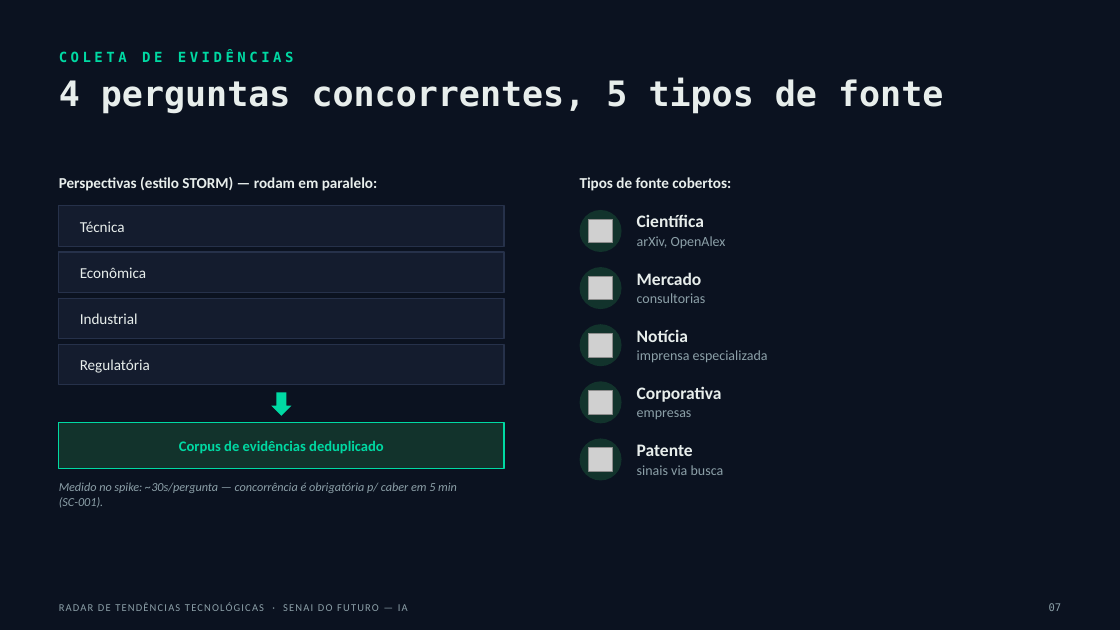
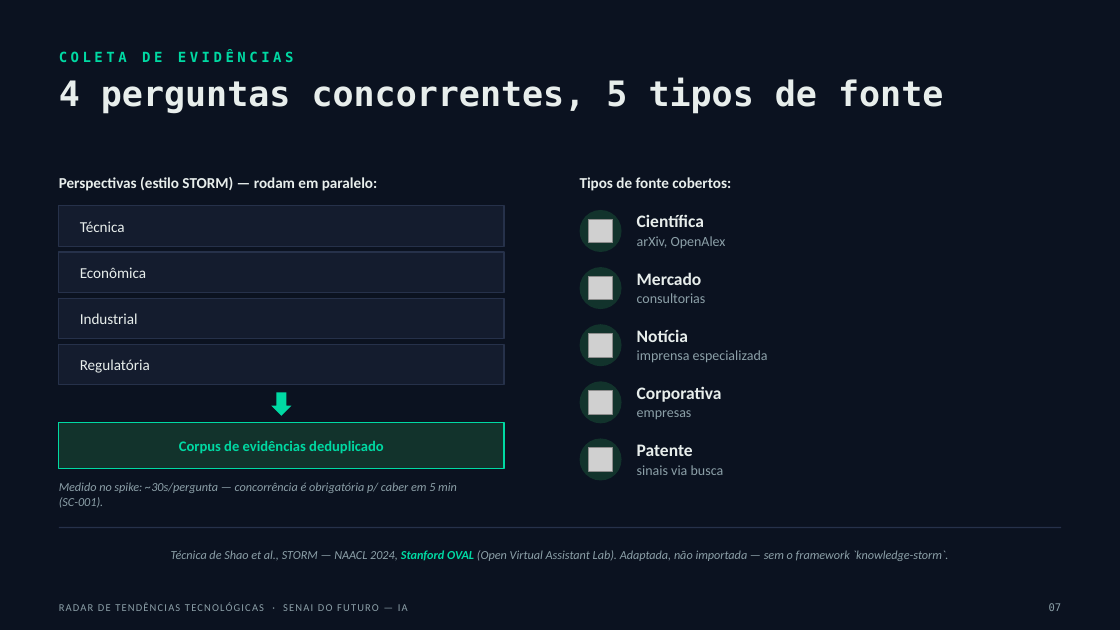
Before and after one commit to Carlosaaajr/radar-tendencias-tecnologicas, a slide deck: slide 7 of docs/apresentacao/radar-tendencias-apresentacao.pptx. Drawn at 1120x630 pixels with LibreOffice and Linux fonts; fonts in the diff are those of the drawing; grey boxes stand for pictures. Boxes give left, top, right and bottom in pixels: in the first picture for what was removed or moved away, otherwise in the second. Text is boxed around its words. In the diff, an @@ line names an element or a change of style, - is before the commit and + after.

```diff
--- a/docs/apresentacao/radar-tendencias-apresentacao.pptx
+++ b/docs/apresentacao/radar-tendencias-apresentacao.pptx
@@ line added from (59, 528) to (1061, 528), #26314A 1 pt @@
@@ text added at <box>171,550,949,561</box>, 10.5 pt, text #8CA0A8, italic @@
+Técnica de Shao et al., STORM — NAACL 2024, Stanford OVAL (Open Virtual Assistant Lab). Adaptada, não importada — sem o framework `knowledge-storm`.
```
Also in this commit, not shown: 4 other files.
